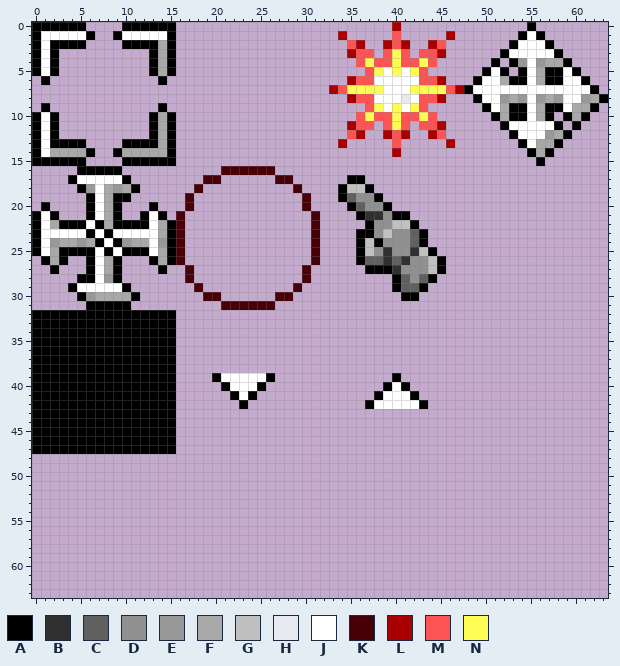
Edited in one commit: pixel-art sprite (assets/ui.png). The picture above is the old version.
The file is 64x64 pixels.
Palette (. is transparent): A #000000  B #303030  C #606060  D #909090  E #989898  F #a8a8a8  G #c0c0c0  H #e8e8f0  J #ffffff  K #480008  L #a80000  M #fc5454  N #fcfc54
Pixels before (only the part around the change), first column x 35:
 7 NNNNJJJNNNNMLAJJJJJJJJJJJJJA.
 8 LMMJJJHJMML...AJJEFEJEFEJJEFA
 9 ..MNJNJNM......AJFAAJFAAJFFA.
10 .MNMMNMMNM......AFAAJFA.AFA..
11 LMM.MNM.MML......AJJJJJA.A...
12 ML..LML..LM.......AJJJEFA....
13 .....M.....L.......AJFFA.....
14 .....L..............AFA......
15 .....................A.......
16 .............................
17 AA...........................
18 GGA..........................
19 CDDA.........................
20 ACDDA........................
21 .ABBDAA......................
22 ..ADDGGA.....................
23 .AADGDDCA....................
24 .AGADDDCA....................
25 .AGDBDDBGA...................
26 .ACCBCBDDGA..................
27 ..AAABDDDGA..................
28 .....ACDCA...................
29 .....ACCA....................
30 ......AA.....................
31 .............................
32 .............................
33 .............................
34 .............................
After:
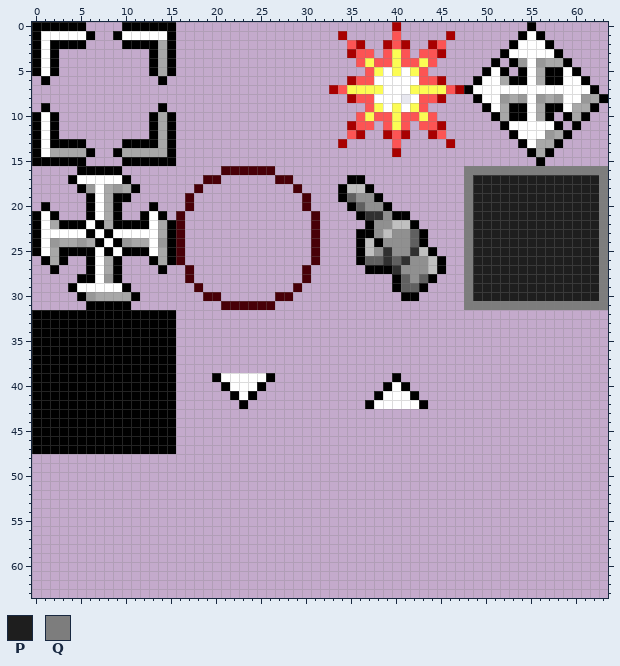
Colours new in this view: P #1e1e1e  Q #7d7d7d
Change:
y 16: x 48..63 ................ -> QQQQQQQQQQQQQQQQ
y 17..30: x 48..63 ................ -> QPPPPPPPPPPPPPPQ
y 31: x 48..63 ................ -> QQQQQQQQQQQQQQQQ
Changed places in both pictures, as pixel boxes (x1, y1, x2, y2):
added: (464, 166, 608, 310)
